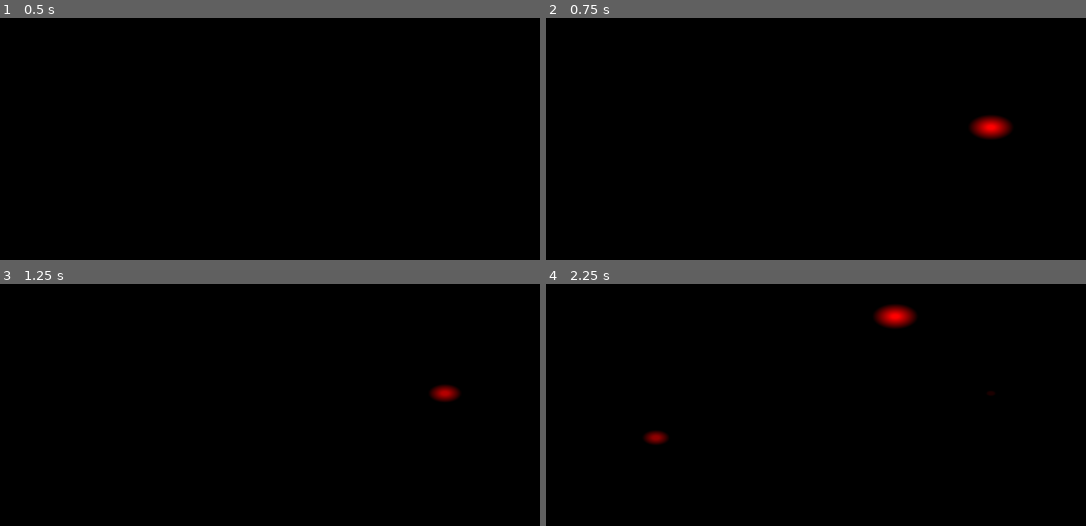
Above: before the commit, frames 1-4 (two rows, left to right).
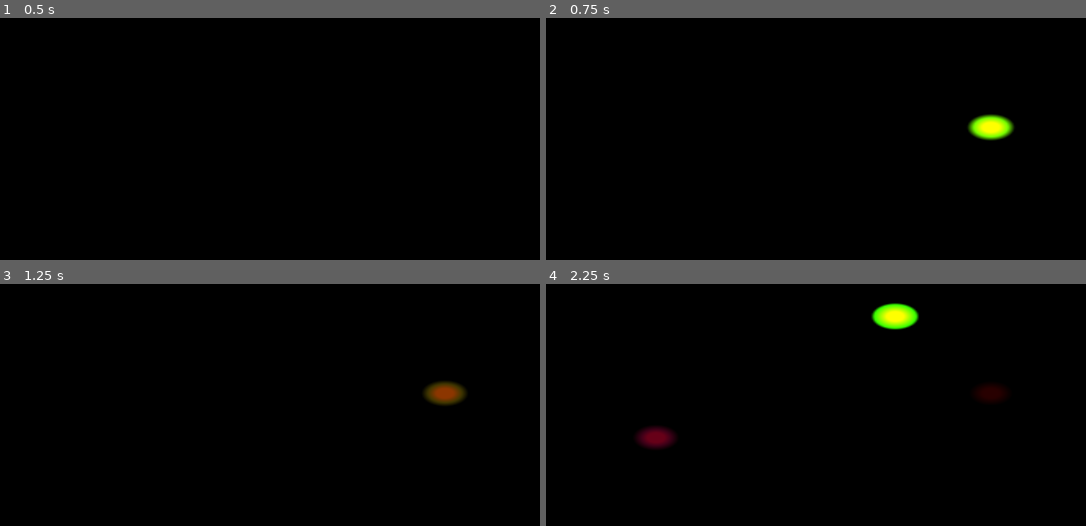
Above: after the commit, the same moments.

Repository: solaymanehimite/fluid-simulation
Game: Godot game, scene res://simulation.tscn
Two runs of this game, one before a commit and one after it. Both use one fixed random seed, a clock stepped at 60 frames per second and the inputs below.
Inputs (mouse positions are in pixels of both pictures, inside the frame that each line leads up to):
- Up to frame 1 (0.5 s): no input
- Up to frame 2 (0.75 s): tap Enter at 0.5 s; move the mouse to (988, 126) at 0.52 s; click (988, 126) at 0.67 s
- Up to frame 3 (1.25 s): no input
- Up to frame 4 (2.25 s): move the mouse to (654, 438) at 1.27 s; click (654, 438) at 1.42 s; move the mouse to (897, 317) at 2.02 s; click (897, 317) at 2.17 s

Frame 1 is identical in both runs. In frame 2, 0.7% of the frame differs, in the area x 78-87%, y 39-51%; in frame 3, 0.6%; in frame 4, 1.5%, in the area x 16-85%, y 7-69%.

Commit message:
add velocity coulours

Diff:
--- a/navier_stokes.gdshader
+++ b/navier_stokes.gdshader
@@ -2,25 +2,41 @@
 
 uniform sampler2D previous_frame_data;
 uniform vec2 mouse_position;
+uniform vec2 mouse_speed;
 uniform bool is_clicking;
 
 void fragment() {
+    // 1. Read history data
     vec4 old_data = texture(previous_frame_data, UV);
+
+    // Setup clean historical physics slots
     float density = old_data.r;
+    vec2 velocity = old_data.gb;
 
-    density -= 0.01;
+    // 2. Apply gentle dissipation over time
+    density *= 0.98;
+    velocity *= 0.95;
 
+    // 3. Draw trail when clicking
     if (is_clicking) {
         float dist = distance(UV, mouse_position);
-        float brush_radius = 0.03; // Adjust this to change cursor size
+        float brush_radius = 0.03;
 
         if (dist < brush_radius) {
             float falloff = 1.0 - (dist / brush_radius);
-            density += falloff * 0.3;
+
+            // Add density consistently regardless of direction
+            density += falloff * 0.4;
+
+            // Store the cursor velocity inside the velocity field channels
+            velocity += mouse_speed * falloff * 0.5;
         }
     }
 
+    // FIXED: Clamp calculations to prevent infinite values or negative color bounds
     density = clamp(density, 0.0, 1.0);
+    velocity = clamp(velocity, vec2(-1.0), vec2(1.0));
 
-    COLOR = vec4(density, 0.0, 0.0, 1.0);
+    // 4. Output the correct layout mapping (Red = Smoke, Green/Blue = XY Motion)
+    COLOR = vec4(density, velocity.x, velocity.y, 1.0);
 }
--- a/simulation.gd
+++ b/simulation.gd
@@ -7,10 +7,15 @@
 @onready var screen = $Display/Screen
 
 var is_buffer_1_active: bool = true
+var mouse_speed := Vector2.ZERO
 
 func _ready() -> void:
 	buffer_1.render_target_update_mode = SubViewport.UPDATE_DISABLED
 	buffer_2.render_target_update_mode = SubViewport.UPDATE_DISABLED
+
+func _unhandled_input(event: InputEvent) -> void:
+	if event is InputEventMouseMotion:
+		mouse_speed = event.relative / get_viewport_rect().size * 20.0
 
 func _process(_delta: float) -> void:
 	var screen_size = get_viewport_rect().size
@@ -19,23 +24,30 @@
 	var mouse_uv = raw_mouse / screen_size
 	var clicking = Input.is_mouse_button_pressed(MOUSE_BUTTON_LEFT)
 
+	var mat: ShaderMaterial = null
+	var buffer_to_write: SubViewport = null
+	var texture_to_read: Texture = null
+
+	# FIXED: Route the alternate buffer textures to avoid feedback loops
 	if is_buffer_1_active:
-		var mat2 = color_rect_2.material as ShaderMaterial
-		if mat2:
-			mat2.set_shader_parameter("previous_frame_data", buffer_1.get_texture())
-			mat2.set_shader_parameter("mouse_position", mouse_uv)
-			mat2.set_shader_parameter("is_clicking", clicking)
+		mat = color_rect_2.material as ShaderMaterial
+		buffer_to_write = buffer_2
+		texture_to_read = buffer_1.get_texture()
+	else:
+		mat = color_rect_1.material as ShaderMaterial
+		buffer_to_write = buffer_1
+		texture_to_read = buffer_2.get_texture()
 
-		buffer_2.render_target_update_mode = SubViewport.UPDATE_ONCE
-		screen.texture = buffer_2.get_texture()
-	else:
-		var mat1 = color_rect_1.material as ShaderMaterial
-		if mat1:
-			mat1.set_shader_parameter("previous_frame_data", buffer_2.get_texture())
-			mat1.set_shader_parameter("mouse_position", mouse_uv)
-			mat1.set_shader_parameter("is_clicking", clicking)
+	if mat:
+		mat.set_shader_parameter("previous_frame_data", texture_to_read) # FIXED
+		mat.set_shader_parameter("mouse_position", mouse_uv)
+		mat.set_shader_parameter("mouse_speed", mouse_speed)
+		mat.set_shader_parameter("is_clicking", clicking)
 
-		buffer_1.render_target_update_mode = SubViewport.UPDATE_ONCE
-		screen.texture = buffer_1.get_texture()
+	buffer_to_write.render_target_update_mode = SubViewport.UPDATE_ONCE
+	screen.texture = buffer_to_write.get_texture()
 
 	is_buffer_1_active = !is_buffer_1_active
+
+	# FIXED: Slowly decay the mouse speed so it doesn't get stuck when the cursor stops
+	mouse_speed = mouse_speed.move_toward(Vector2.ZERO, _delta * 15.0)
--- a/simulation.tscn
+++ b/simulation.tscn
@@ -6,11 +6,13 @@
 [sub_resource type="ShaderMaterial" id="ShaderMaterial_7ptn5"]
 shader = ExtResource("1_vmo2h")
 shader_parameter/mouse_position = Vector2(0, 0)
+shader_parameter/mouse_speed = Vector2(0, 0)
 shader_parameter/is_clicking = false
 
 [sub_resource type="ShaderMaterial" id="ShaderMaterial_iuv88"]
 shader = ExtResource("1_vmo2h")
 shader_parameter/mouse_position = Vector2(0, 0)
+shader_parameter/mouse_speed = Vector2(0, 0)
 shader_parameter/is_clicking = false
 
 [node name="Simulation" type="Node2D" unique_id=191330725]
